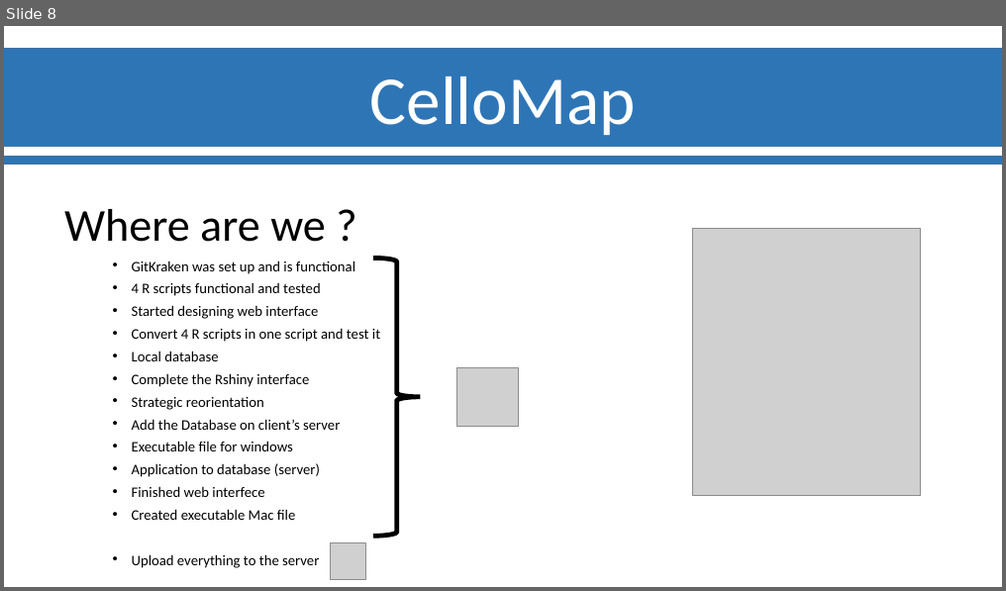
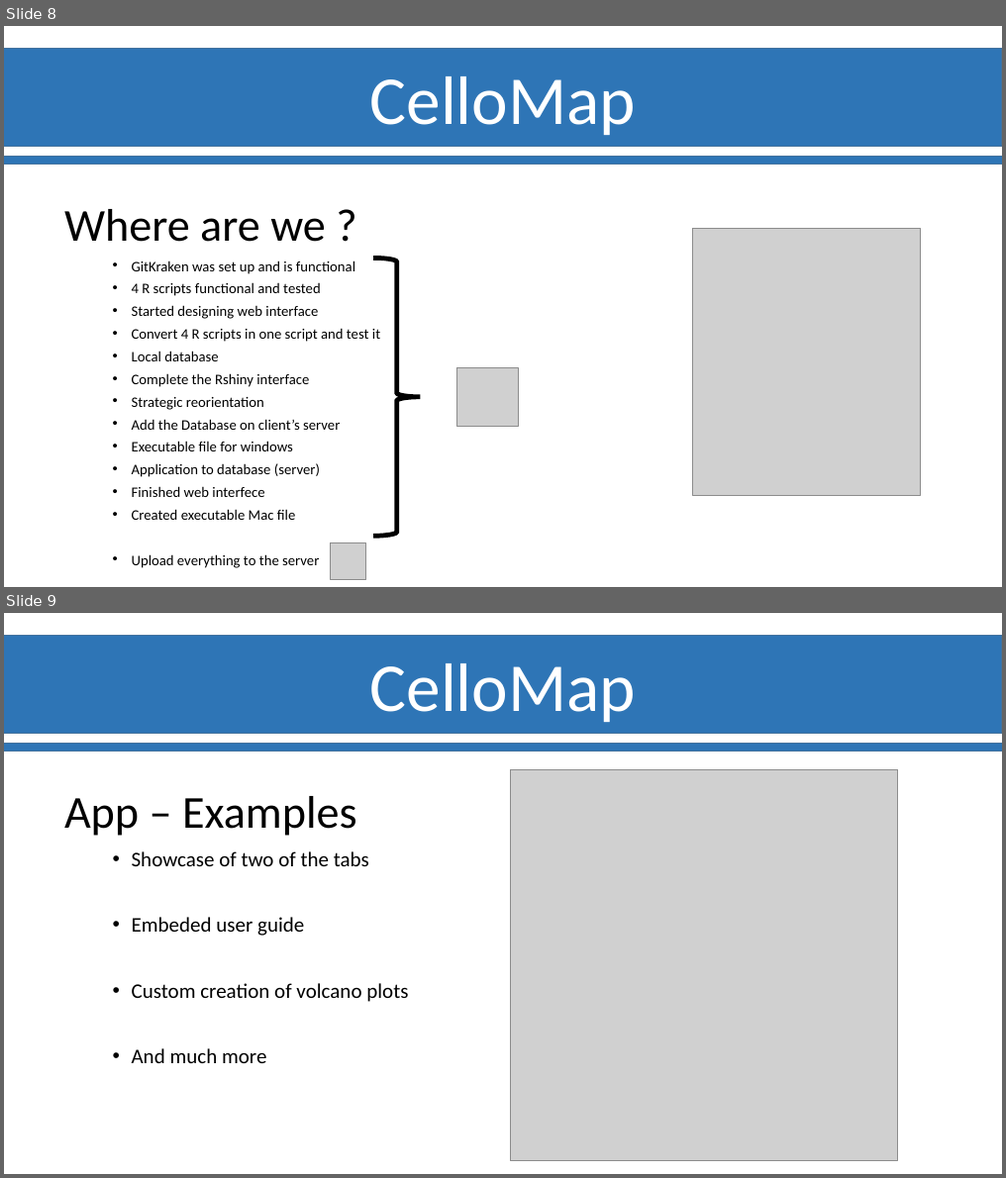
Before and after one commit to Ylefol/projet-INSERM_V5, a slide deck: Slides/Diapos_Suivit_projet.pptx. Shown one above the other, each under a label of ours: slide 8 before the commit, slides 8 and 9 after it. The pictures are 1006x591 and 1006x1178 pixels, drawn with LibreOffice and Linux fonts; fonts in the diff are those of the drawing; grey boxes stand for pictures; background and template pictures are left out. Boxes give left, top, right and bottom in pixels: in the first picture for what was removed or moved away, otherwise in the second. Text is boxed around its words. In the diff, an @@ line names an element or a change of style, - is before the commit and + after.

```diff
--- a/Slides/Diapos_Suivit_projet.pptx
+++ b/Slides/Diapos_Suivit_projet.pptx
@@ slide 9 added at bbox=[4, 613, 1002, 1174], background #FFFFFF; not listed: 3 template elements that a slide beside it also shows @@
@@ picture added at bbox=[510, 769, 898, 1158] @@
@@ picture added at bbox=[510, 769, 898, 1161] @@
@@ text added at bbox=[64, 796, 357, 836], 44 pt, text #000000 @@
+App – Examples
@@ text added at bbox=[132, 852, 408, 1063], 20 pt, text #000000 @@
+• Showcase of two of the tabs
+• Embeded user guide
+• Custom creation of volcano plots
+• And much more
@@ page number added at bbox=[15, 1138, 57, 1167], 25 pt, text #FFFFFF @@
+8
```
Also in this commit, not shown: 2 slides changed, 1 other slide added, 2 slides removed.
